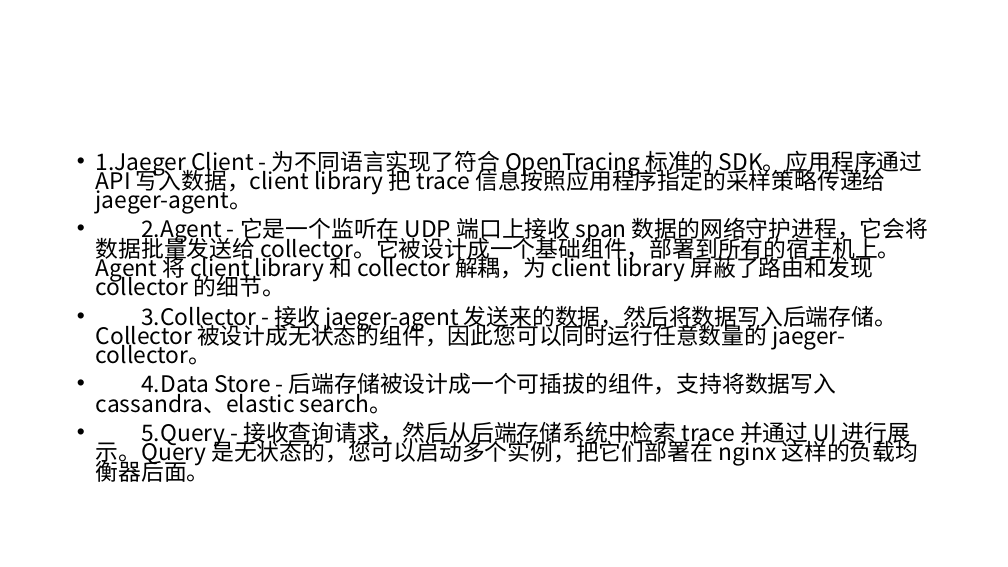
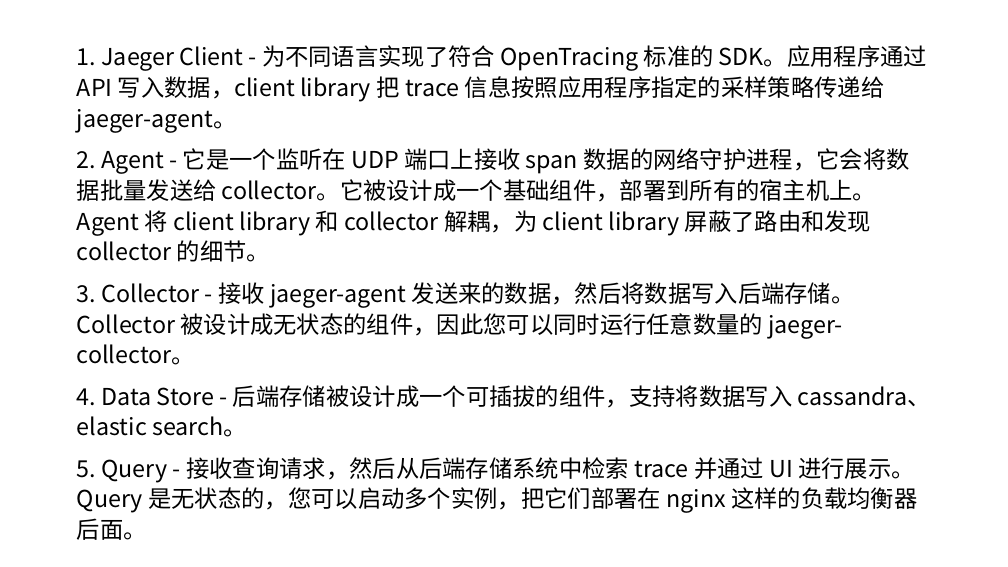
Before and after one commit to kingreatwill/open, a slide deck: slide 19 of files/Distributed Tracking System.pptx (slide 15 before the commit). Drawn at 1008x567 pixels with LibreOffice and Linux fonts; fonts in the diff are those of the drawing. Boxes give left, top, right and bottom in pixels: in the first picture for what was removed or moved away, otherwise in the second. Text is boxed around its words. In the diff, an @@ line names an element or a change of style, - is before the commit and + after.

```diff
--- a/files/Distributed Tracking System.pptx
+++ b/files/Distributed Tracking System.pptx
@@ text at <box>77,45,931,513</box>: text changed; size 21.7 to 22.2 pt @@
-• 1.Jaeger Client - 为不同语言实现了符合 OpenTracing 标准的 SDK。应用程序通过 API 写入数据，client library 把 trace 信息按照应用程序指定的采样策略传递给 jaeger-agent。
-• 2.Agent - 它是一个监听在 UDP 端口上接收 span 数据的网络守护进程，它会将数据批量发送给 collector。它被设计成一个基础组件，部署到所有的宿主机上。Agent 将 client library 和 collector 解耦，为 client library 屏蔽了路由和发现 collector 的细节。
-• 3.Collector - 接收 jaeger-agent 发送来的数据，然后将数据写入后端存储。Collector 被设计成无状态的组件，因此您可以同时运行任意数量的 jaeger-collector。
-• 4.Data Store - 后端存储被设计成一个可插拔的组件，支持将数据写入 cassandra、elastic search。
-• 5.Query - 接收查询请求，然后从后端存储系统中检索 trace 并通过 UI 进行展示。Query 是无状态的，您可以启动多个实例，把它们部署在 nginx 这样的负载均衡器后面。
+1. Jaeger Client - 为不同语言实现了符合 OpenTracing 标准的 SDK。应用程序通过 API 写入数据，client library 把 trace 信息按照应用程序指定的采样策略传递给 jaeger-agent。
+2. Agent - 它是一个监听在 UDP 端口上接收 span 数据的网络守护进程，它会将数据批量发送给 collector。它被设计成一个基础组件，部署到所有的宿主机上。Agent 将 client library 和 collector 解耦，为 client library 屏蔽了路由和发现 collector 的细节。
+3. Collector - 接收 jaeger-agent 发送来的数据，然后将数据写入后端存储。Collector 被设计成无状态的组件，因此您可以同时运行任意数量的 jaeger-collector。
+4. Data Store - 后端存储被设计成一个可插拔的组件，支持将数据写入 cassandra、elastic search。
+5. Query - 接收查询请求，然后从后端存储系统中检索 trace 并通过 UI 进行展示。Query 是无状态的，您可以启动多个实例，把它们部署在 nginx 这样的负载均衡器后面。
```
Also in this commit, not shown: 5 other slides changed, 2 slides added, 1 slide removed, 1 other file.
